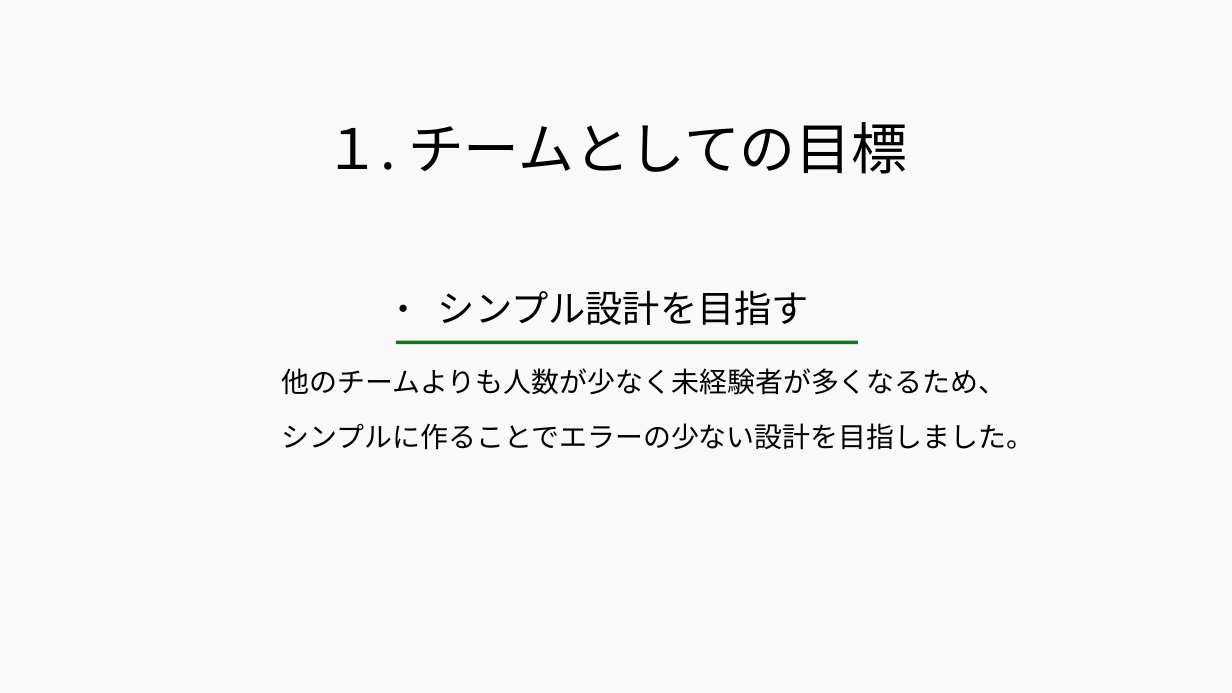
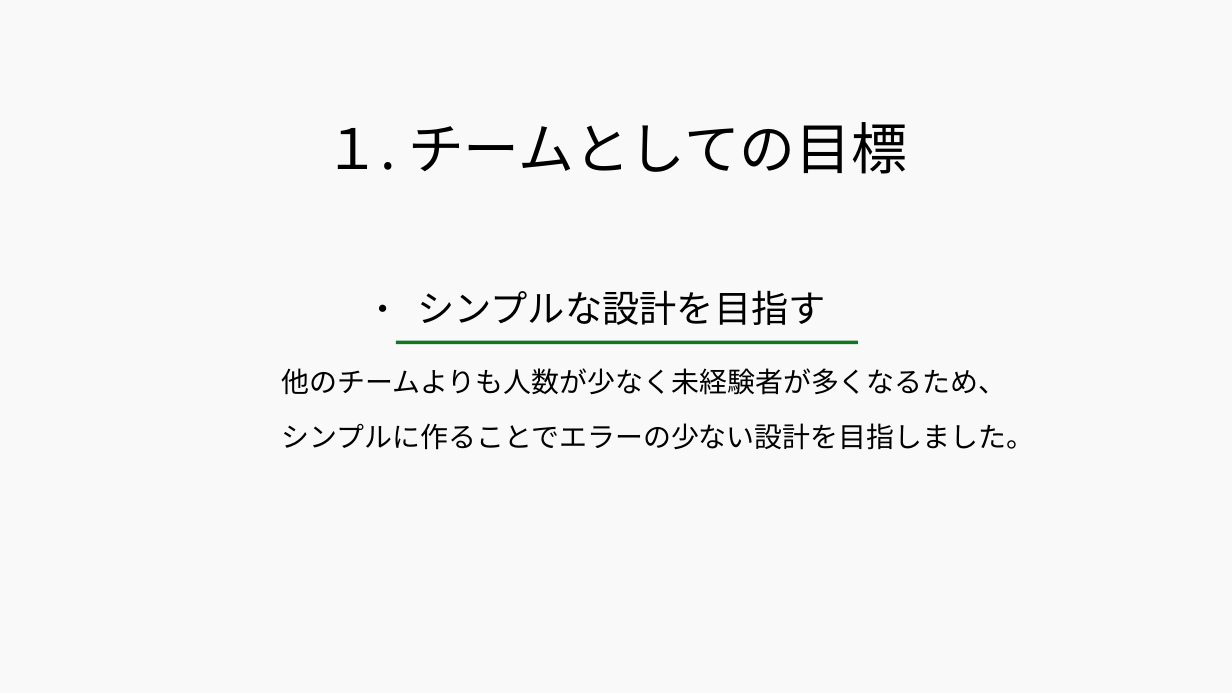
Before and after one commit to 2022java42-student008/LibraryProject, a slide deck: slide 2 of 図書管理システム - コピー.odp. Drawn at 1232x693 pixels with LibreOffice and Linux fonts; fonts in the diff are those of the drawing. Boxes give left, top, right and bottom in pixels: in the first picture for what was removed or moved away, otherwise in the second. Text is boxed around its words. In the diff, an @@ line names an element or a change of style, - is before the commit and + after.

```diff
--- a/図書管理システム - コピー.odp
+++ b/図書管理システム - コピー.odp
@@ text at <box>417,290,826,325</box>: text changed @@
-● シンプル設計を目指す
+● シンプルな設計を目指す
```
Also in this commit, not shown: 5 other slides changed, 13 slides removed, 4 other files.
